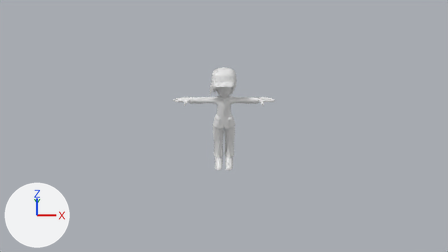
One commit to the Blender file blender/untitled.blend: the scene before it, then after it.
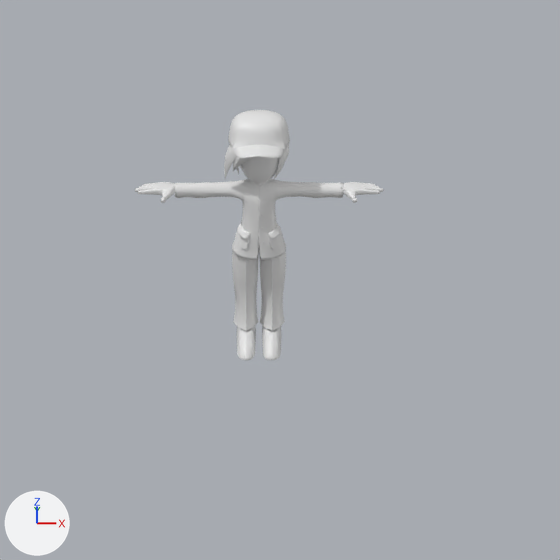
Each version appears first from the file's camera 'cam-sprite', and next in a close-up on the part from 26% to 78% of the width and 9% to 100% of the height. The axes (+X, +Y, +Z) are drawn at lower left. The lights are the same throughout. The same objects are shown in both versions, whatever each file hides.

Names of what the first close-up shows: 'BezierCurve', 'Cube', 'playerM-body', 'playerM-body.001', 'playerM-hand', 'playerM-head', 'playerM-shirt'.
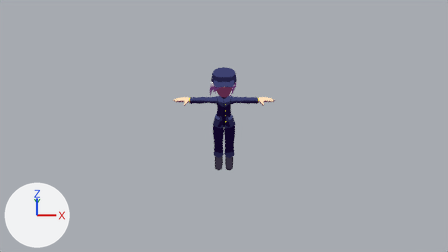
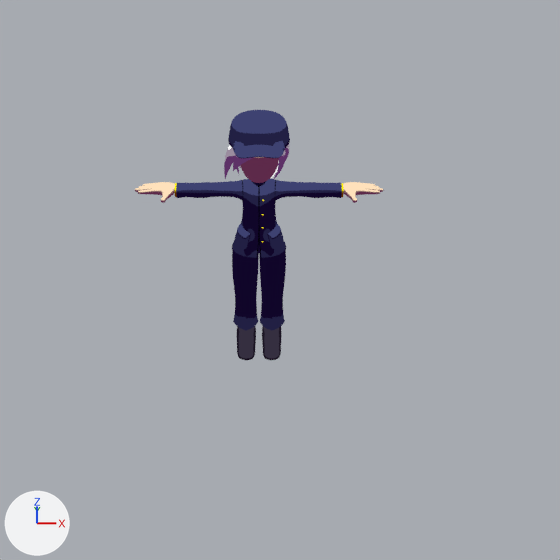
Pixel boxes (x1, y1, x2, y2) of what changed, in the close-ups (560 x 560 px):
'playerM-shirt', recoloured (grey to blue): (174, 179, 344, 260) in both
'playerM-body.001', recoloured (grey to black): (232, 241, 286, 331) in both
'Cube', recoloured (white to blue): (228, 110, 290, 158) in both
'playerM-body', recoloured (white to purple): (174, 184, 344, 360) in both
'playerM-hand', recoloured (white to beige): (135, 182, 383, 203) in both
'playerM-head', recoloured (grey to purple): (240, 157, 279, 183) in both
'BezierCurve', recoloured (grey to purple): (224, 144, 289, 180) in both

The change, as a list of edits to the scene's bpy script:
```text
Add ng_nodegroup:
    ng_nodegroup = bpy.data.node_groups.new('NodeGroup', 'ShaderNodeTree')
    # nodes: Math, Mix, NewGeometry, Normal, ValToRGB, VectorMath
    # colours: black #000000, blue #0018bc, dark purple #5d3167, grey #878787, white #ffffff
Change mat_light_s_end_vc:
    remove # nodes: BsdfPrincipled, OutputMaterial
    nodes: Group, Math, OutputMaterial, VertexColor
Change mat_light_s_end_obj:
    remove n0 = _N.new('ShaderNodeBsdfPrincipled'); n0.name = 'Principled BSDF'
    remove n0.inputs[2].default_value = 0.4  # 'Roughness'
    add n2 = _N.new('ShaderNodeObjectInfo'); n2.name = 'Object Info'
    where n1 = _N.new('ShaderNodeOutputMaterial'); n1.name = 'Material Output'
    remove _L.new(n0.outputs[0], n1.inputs[0])  # 'BSDF' to 'Surface'
    add n3 = _N.new('ShaderNodeGroup'); n3.name = 'Group'
    add n3.node_tree = ng_nodegroup
    add n3.inputs[1].default_value = 0.0  # 'Fac'
    add _L.new(n2.outputs[1], n3.inputs[0])  # 'Color' to 'Color2'
    add _L.new(n3.outputs[0], n1.inputs[0])  # 'Color' to 'Surface'
```
